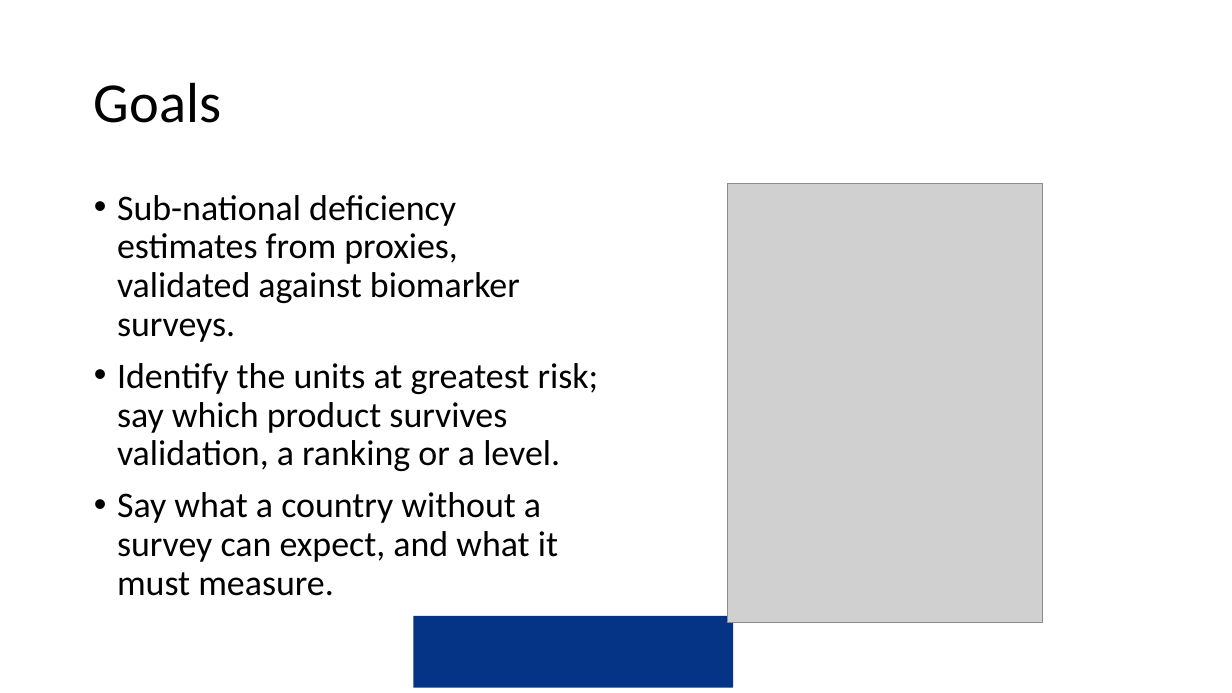
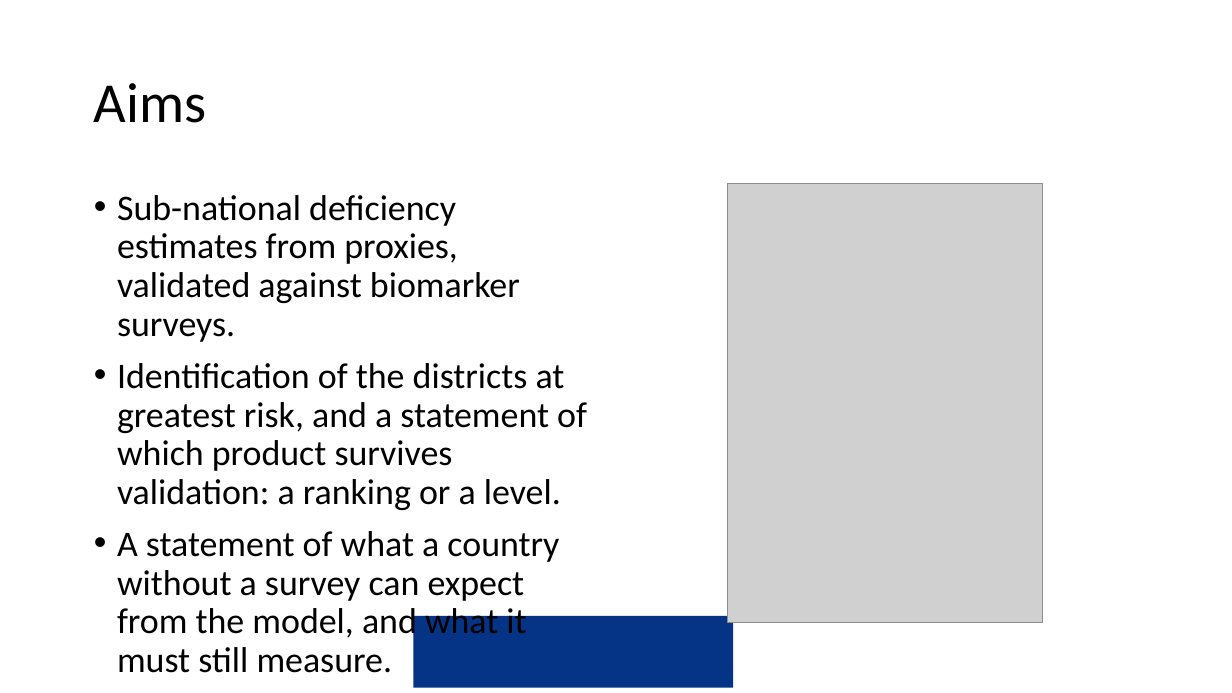
Before and after one commit to amertens/mn-prediction, a slide deck: slide 5 of docs/slides/MN-proxy-Ghana-presentation-2026-09.pptx (slide 4 before the commit). Drawn at 1232x693 pixels with LibreOffice and Linux fonts; fonts in the diff are those of the drawing; grey boxes stand for pictures; background and template pictures are left out. Boxes give left, top, right and bottom in pixels: in the first picture for what was removed or moved away, otherwise in the second. Text is boxed around its words. In the diff, an @@ line names an element or a change of style, - is before the commit and + after.

```diff
--- a/docs/slides/MN-proxy-Ghana-presentation-2026-09.pptx
+++ b/docs/slides/MN-proxy-Ghana-presentation-2026-09.pptx
@@ title at box(94, 83, 207, 123): text changed @@
-Goals
+Aims
@@ text at box(117, 363, 587, 643): text changed @@
-• Identify the units at greatest risk; say which product survives validation, a ranking or a level.
-• Say what a country without a survey can expect, and what it must measure.
+• Identification of the districts at greatest risk, and a statement of which product survives validation: a ranking or a level.
+• A statement of what a country without a survey can expect from the model, and what it must still measure.
```
Also in this commit, not shown: 19 other slides changed, 30 slides added, 20 slides removed, 7 other files.
